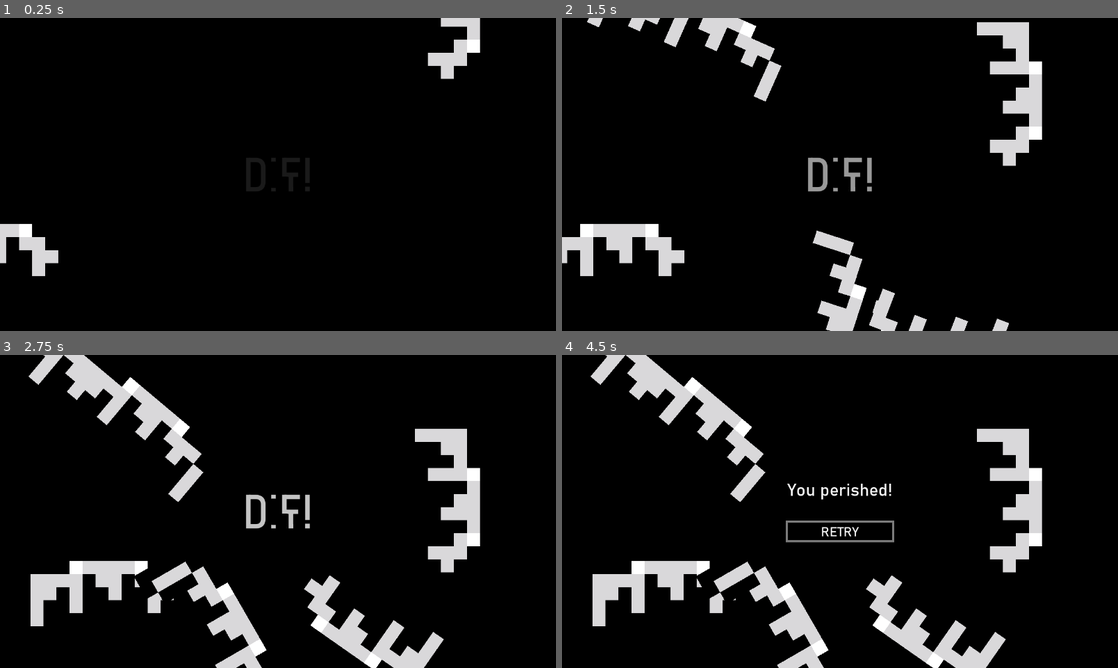
Above: before the commit, frames 1-4 (two rows, left to right).
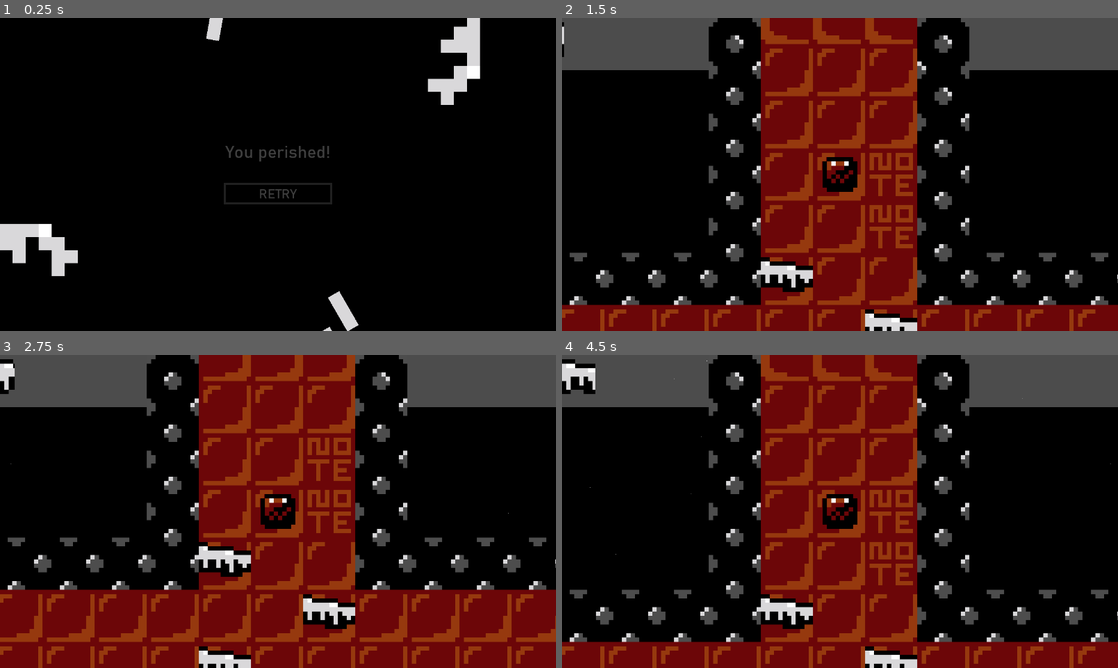
Above: after the commit, the same moments.

Repository: Olimarrex/Inner-Wilds
Game: Godot game, scene res://Scenes/Death.tscn
Same seed, same stepped clock (60 frames per second), same inputs: the game is played once before the commit and once after it. This scene is started directly instead of the project's main scene.
Inputs (mouse positions are in pixels of both pictures, inside the frame that each line leads up to):
- Up to frame 1 (0.25 s): no input
- Up to frame 2 (1.5 s): move the mouse to (962, 158) at 0.52 s; hold Right (ui_right) 0.53-1.25 s; click (840, 193) at 1.25 s, where only the run after the commit has a clickable "RETRY"
- Up to frame 3 (2.75 s): move the mouse to (166, 527) at 2.02 s; hold Down (ui_down) from 2.03 s (still down)
- Up to frame 4 (4.5 s): move the mouse to (895, 442) at 2.77 s; release Down (ui_down) at 2.78 s; hold Right (ui_right) 2.78-3.53 s; move the mouse to (812, 574) at 3.52 s; hold Up (ui_up) 3.53-4.28 s; move the mouse to (1006, 558) at 4.27 s; hold Left (ui_left) from 4.28 s (still down)

The runs differ from the first frame. In frame 1, 4.2% of the frame differs, in the area x 0-87%, y 0-100%; in frame 2, 50%; in frame 3, 62%, in the area x 0-100%, y 0-100%; in frame 4, 52%.

Commit message:
Death change

Diff:
--- a/Scenes/Death.gd
+++ b/Scenes/Death.gd
@@ -2,14 +2,7 @@
 
 func _ready():
 	$CenterContainer/VBoxContainer/VBoxContainer/TextureButton.disabled = true
-	$CenterContainer/VBoxContainer/VBoxContainer.hide()
 	$AnimationPlayer.play("tentacleDeath")
-	yield($AnimationPlayer, "animation_finished")
-	$AnimationPlayer.play("textChange")
-	yield($AnimationPlayer, "animation_finished")
-	$CenterContainer/VBoxContainer/VBoxContainer.show()
-	$CenterContainer/VBoxContainer/HBoxContainer/TextureRect.hide()
-	$AnimationPlayer.play("textIn")
 	yield($AnimationPlayer, "animation_finished")
 	$CenterContainer/VBoxContainer/VBoxContainer/TextureButton.disabled = false
 
--- a/Scenes/Death.tscn
+++ b/Scenes/Death.tscn
@@ -1,7 +1,6 @@
-[gd_scene load_steps=16 format=2]
+[gd_scene load_steps=13 format=2]
 
 [ext_resource path="res://Sprites/TentacleHalf.png" type="Texture" id=1]
-[ext_resource path="res://Sprites/Text/Fail.png" type="Texture" id=2]
 [ext_resource path="res://Art/menuBackground.png" type="Texture" id=3]
 [ext_resource path="res://Sprites/TentacleFull.png" type="Texture" id=4]
 [ext_resource path="res://Art/UI/MenuUI/menuButtonHovered.png" type="Texture" id=5]
@@ -13,7 +12,6 @@
 
 [sub_resource type="Animation" id=1]
 resource_name = "tentacleDeath"
-length = 2.5
 tracks/0/type = "value"
 tracks/0/path = NodePath("TentacleFull:rotation_degrees")
 tracks/0/interp = 1
@@ -21,7 +19,7 @@
 tracks/0/imported = false
 tracks/0/enabled = true
 tracks/0/keys = {
-"times": PoolRealArray( 0, 2.5 ),
+"times": PoolRealArray( 0, 1 ),
 "transitions": PoolRealArray( 1, 1 ),
 "update": 0,
 "values": [ 0.0, 40.0 ]
@@ -33,7 +31,7 @@
 tracks/1/imported = false
 tracks/1/enabled = true
 tracks/1/keys = {
-"times": PoolRealArray( 0, 2.5 ),
+"times": PoolRealArray( 0, 1 ),
 "transitions": PoolRealArray( 1, 1 ),
 "update": 0,
 "values": [ Vector2( 219, -111 ), Vector2( 219, 100 ) ]
@@ -45,7 +43,7 @@
 tracks/2/imported = false
 tracks/2/enabled = true
 tracks/2/keys = {
-"times": PoolRealArray( 0, 2.5 ),
+"times": PoolRealArray( 0, 1 ),
 "transitions": PoolRealArray( 1, 1 ),
 "update": 0,
 "values": [ 0.0, 35.0 ]
@@ -57,7 +55,7 @@
 tracks/3/imported = false
 tracks/3/enabled = true
 tracks/3/keys = {
-"times": PoolRealArray( 0, 2.5 ),
+"times": PoolRealArray( 0, 1 ),
 "transitions": PoolRealArray( 1, 1 ),
 "update": 0,
 "values": [ Vector2( 840, 834 ), Vector2( 840, 600 ) ]
@@ -69,7 +67,7 @@
 tracks/4/imported = false
 tracks/4/enabled = true
 tracks/4/keys = {
-"times": PoolRealArray( 0, 2.5 ),
+"times": PoolRealArray( 0, 1 ),
 "transitions": PoolRealArray( 1, 1 ),
 "update": 0,
 "values": [ Vector2( 1015, -50 ), Vector2( 1015, 350 ) ]
@@ -81,7 +79,7 @@
 tracks/5/imported = false
 tracks/5/enabled = true
 tracks/5/keys = {
-"times": PoolRealArray( 0, 2.5 ),
+"times": PoolRealArray( 0, 1 ),
 "transitions": PoolRealArray( 1, 1 ),
 "update": 0,
 "values": [ Vector2( -45, 564 ), Vector2( 250, 564 ) ]
@@ -93,7 +91,7 @@
 tracks/6/imported = false
 tracks/6/enabled = true
 tracks/6/keys = {
-"times": PoolRealArray( 0, 2.5 ),
+"times": PoolRealArray( 0, 1 ),
 "transitions": PoolRealArray( 1, 1 ),
 "update": 0,
 "values": [ 0.0, -120.0 ]
@@ -105,48 +103,18 @@
 tracks/7/imported = false
 tracks/7/enabled = true
 tracks/7/keys = {
-"times": PoolRealArray( 0, 2.5 ),
+"times": PoolRealArray( 0, 1 ),
 "transitions": PoolRealArray( 1, 1 ),
 "update": 0,
 "values": [ Vector2( 551, 857 ), Vector2( 551, 750 ) ]
 }
 tracks/8/type = "value"
-tracks/8/path = NodePath("CenterContainer/VBoxContainer/HBoxContainer/TextureRect:modulate")
+tracks/8/path = NodePath("CenterContainer/VBoxContainer/VBoxContainer:modulate")
 tracks/8/interp = 1
 tracks/8/loop_wrap = true
 tracks/8/imported = false
 tracks/8/enabled = true
 tracks/8/keys = {
-"times": PoolRealArray( 0, 2.5 ),
-"transitions": PoolRealArray( 1, 1 ),
-"update": 0,
-"values": [ Color( 1, 1, 1, 0 ), Color( 1, 1, 1, 1 ) ]
-}
-
-[sub_resource type="Animation" id=3]
-resource_name = "textChange"
-tracks/0/type = "value"
-tracks/0/path = NodePath("CenterContainer/VBoxContainer/HBoxContainer/TextureRect:modulate")
-tracks/0/interp = 1
-tracks/0/loop_wrap = true
-tracks/0/imported = false
-tracks/0/enabled = true
-tracks/0/keys = {
-"times": PoolRealArray( 0, 1 ),
-"transitions": PoolRealArray( 1, 1 ),
-"update": 0,
-"values": [ Color( 1, 1, 1, 1 ), Color( 1, 1, 1, 0 ) ]
-}
-
-[sub_resource type="Animation" id=2]
-resource_name = "textIn"
-tracks/0/type = "value"
-tracks/0/path = NodePath("CenterContainer/VBoxContainer/VBoxContainer:modulate")
-tracks/0/interp = 1
-tracks/0/loop_wrap = true
-tracks/0/imported = false
-tracks/0/enabled = true
-tracks/0/keys = {
 "times": PoolRealArray( 0, 1 ),
 "transitions": PoolRealArray( 1, 1 ),
 "update": 0,
@@ -178,8 +146,6 @@
 
 [node name="AnimationPlayer" type="AnimationPlayer" parent="."]
 anims/tentacleDeath = SubResource( 1 )
-anims/textChange = SubResource( 3 )
-anims/textIn = SubResource( 2 )
 
 [node name="TentacleHalf" type="Sprite" parent="."]
 position = Vector2( 840, 834 )
@@ -211,26 +177,14 @@
 
 [node name="VBoxContainer" type="VBoxContainer" parent="CenterContainer"]
 margin_left = 515.0
-margin_top = 249.0
+margin_top = 290.0
 margin_right = 765.0
-margin_bottom = 470.0
+margin_bottom = 429.0
 alignment = 1
 
-[node name="HBoxContainer" type="HBoxContainer" parent="CenterContainer/VBoxContainer"]
-margin_right = 250.0
-margin_bottom = 78.0
-
-[node name="TextureRect" type="TextureRect" parent="CenterContainer/VBoxContainer/HBoxContainer"]
-modulate = Color( 1, 1, 1, 0 )
-margin_right = 148.0
-margin_bottom = 78.0
-texture = ExtResource( 2 )
-
 [node name="VBoxContainer" type="VBoxContainer" parent="CenterContainer/VBoxContainer"]
-modulate = Color( 1, 1, 1, 0 )
-margin_top = 82.0
-margin_right = 250.0
-margin_bottom = 221.0
+margin_right = 250.0
+margin_bottom = 139.0
 
 [node name="Label" type="Label" parent="CenterContainer/VBoxContainer/VBoxContainer"]
 margin_right = 250.0
--- a/Scenes/Victory.gd
+++ b/Scenes/Victory.gd
@@ -5,7 +5,7 @@
 	$HBoxContainer/VBoxContainer/HBoxContainer/menuButton.disabled = true
 	if Autoload.victory == "Teleporter":
 		$HBoxContainer/VBoxContainer/Label.text = "You have successfully escaped through the teleporter!"
-		$HBoxContainer/VBoxContainer/Label3.text = "You tell your government about the horrifying entity you encountered but are quickly swept away to a detention centre. You hear news that the Dimension Gate is blocked and no one will ever be allowed in every again."
+		$HBoxContainer/VBoxContainer/Label3.text = "You tell your government about the horrifying entity you encountered but are quickly swept away to a detention centre. You hear news that the Dimension Gate is blocked and no one will ever be allowed in ever again."
 	else:
 		pass #Add stuff for alternative endings.
 	$HBoxContainer.show()
